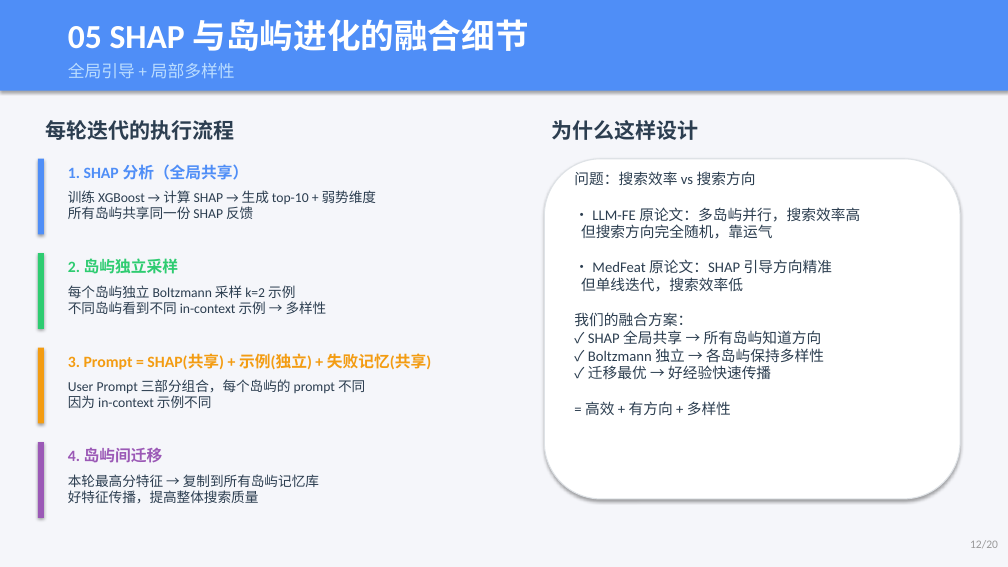
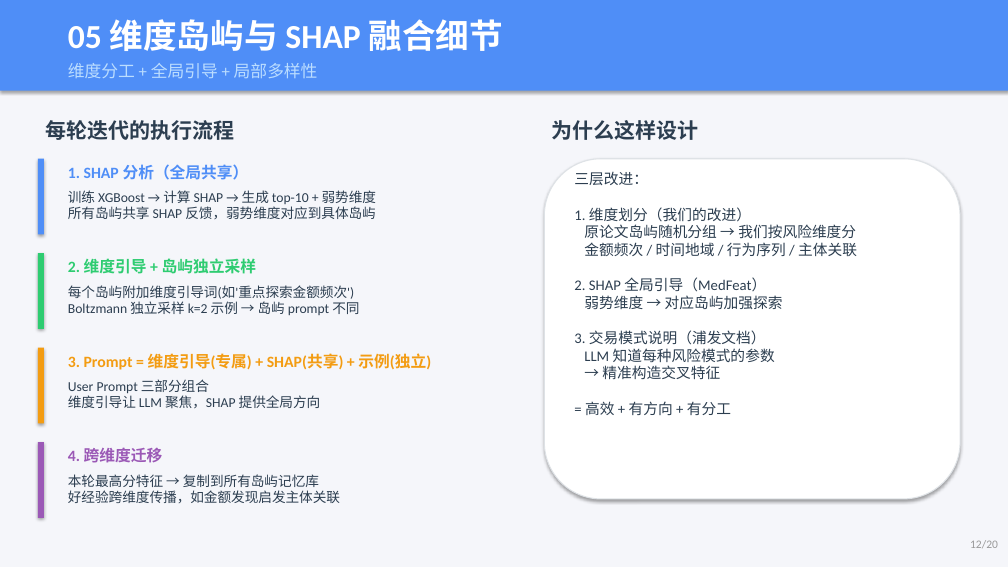
Before and after one commit to youchengsong/large-llm-create-feature, a slide deck: slide 12 of LLM_Feature_Engineering_Report.pptx. Drawn at 1008x567 pixels with LibreOffice and Linux fonts; fonts in the diff are those of the drawing. Boxes give left, top, right and bottom in pixels: in the first picture for what was removed or moved away, otherwise in the second. Text is boxed around its words. In the diff, an @@ line names an element or a change of style, - is before the commit and + after.

```diff
--- a/LLM_Feature_Engineering_Report.pptx
+++ b/LLM_Feature_Engineering_Report.pptx
@@ text at (68, 19, 502, 51): text changed @@
-05 SHAP 与岛屿进化的融合细节
+05 维度岛屿与 SHAP 融合细节
@@ text at (68, 63, 318, 78): text changed @@
-全局引导 + 局部多样性
+维度分工 + 全局引导 + 局部多样性
@@ text at (574, 172, 857, 415): text changed @@
-问题：搜索效率 vs 搜索方向
-• LLM-FE 原论文：多岛屿并行，搜索效率高
-但搜索方向完全随机，靠运气
-• MedFeat 原论文：SHAP 引导方向精准
-但单线迭代，搜索效率低
-我们的融合方案：
-✓ SHAP 全局共享 → 所有岛屿知道方向
-✓ Boltzmann 独立 → 各岛屿保持多样性
-✓ 迁移最优 → 好经验快速传播
-= 高效 + 有方向 + 多样性
+三层改进：
+1. 维度划分（我们的改进）
+原论文岛屿随机分组 → 我们按风险维度分
+金额频次 / 时间地域 / 行为序列 / 主体关联
+2. SHAP 全局引导（MedFeat）
+弱势维度 → 对应岛屿加强探索
+3. 交易模式说明（浦发文档）
+LLM 知道每种风险模式的参数
+→ 精准构造交叉特征
+= 高效 + 有方向 + 有分工
@@ text at (68, 190, 376, 219): text changed @@
-训练 XGBoost → 计算 SHAP → 生成 top-10 + 弱势维度
-所有岛屿共享同一份 SHAP 反馈
+训练 XGBoost → 计算 SHAP → 生成 top-10 + 弱势维度
+所有岛屿共享 SHAP 反馈，弱势维度对应到具体岛屿
@@ text at (68, 258, 256, 274): text changed @@
-2. 岛屿独立采样
+2. 维度引导 + 岛屿独立采样
@@ text at (68, 285, 359, 315): text changed @@
-每个岛屿独立 Boltzmann 采样 k=2 示例
-不同岛屿看到不同 in-context 示例 → 多样性
+每个岛屿附加维度引导词(如'重点探索金额频次')
+Boltzmann 独立采样 k=2 示例 → 岛屿 prompt 不同
@@ text at (68, 353, 431, 370): text changed @@
-3. Prompt = SHAP(共享) + 示例(独立) + 失败记忆(共享)
+3. Prompt = 维度引导(专属) + SHAP(共享) + 示例(独立)
@@ text at (68, 379, 321, 409): text changed @@
-User Prompt 三部分组合，每个岛屿的 prompt 不同
-因为 in-context 示例不同
+User Prompt 三部分组合
+维度引导让 LLM 聚焦，SHAP 提供全局方向
@@ text at (68, 448, 163, 463): text changed @@
-4. 岛屿间迁移
+4. 跨维度迁移
@@ text at (68, 474, 340, 503): text changed @@
-本轮最高分特征 → 复制到所有岛屿记忆库
-好特征传播，提高整体搜索质量
+本轮最高分特征 → 复制到所有岛屿记忆库
+好经验跨维度传播，如金额发现启发主体关联
```
Also in this commit, not shown: 9 other slides changed, 1 slide added, 1 slide removed, 2 other files.
